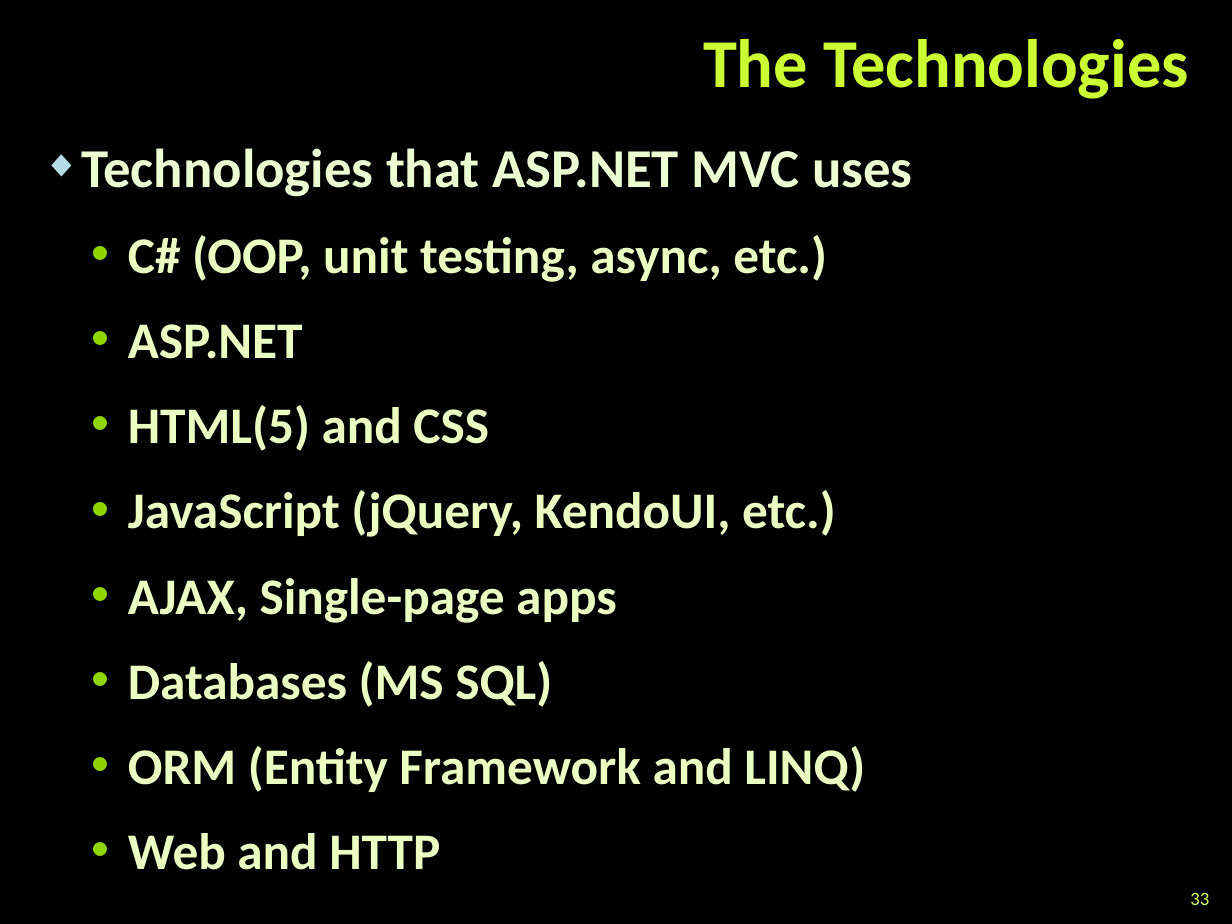
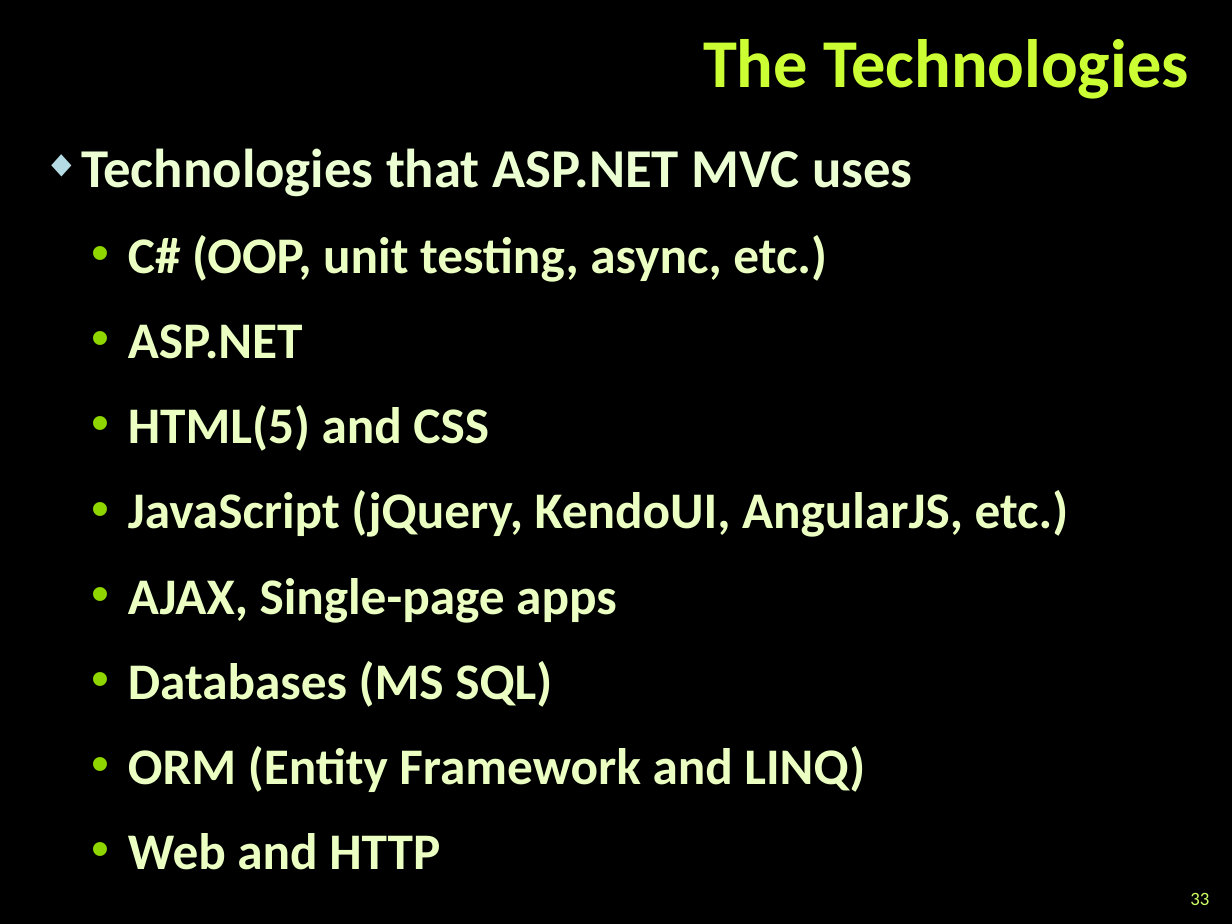
Before and after one commit to martin-nikolov/Telerik-Academy, a slide deck: slide 33 of ASP.NET MVC/01. Introduction to ASP.NET MVC/Introduction-to-ASP.NET-MVC.pptx. Drawn at 1232x924 pixels with LibreOffice and Linux fonts; fonts in the diff are those of the drawing; background and template pictures are left out. Boxes give left, top, right and bottom in pixels: in the first picture for what was removed or moved away, otherwise in the second. Text is boxed around its words. In the diff, an @@ line names an element or a change of style, - is before the commit and + after.

```diff
--- a/ASP.NET MVC/01. Introduction to ASP.NET MVC/Introduction-to-ASP.NET-MVC.pptx
+++ b/ASP.NET MVC/01. Introduction to ASP.NET MVC/Introduction-to-ASP.NET-MVC.pptx
@@ text at box(128, 490, 1069, 537): text changed @@
-  • JavaScript (jQuery, KendoUI, etc.)
+  • JavaScript (jQuery, KendoUI, AngularJS, etc.)
```
Also in this commit, not shown: 6 other slides changed, 19 other files.
